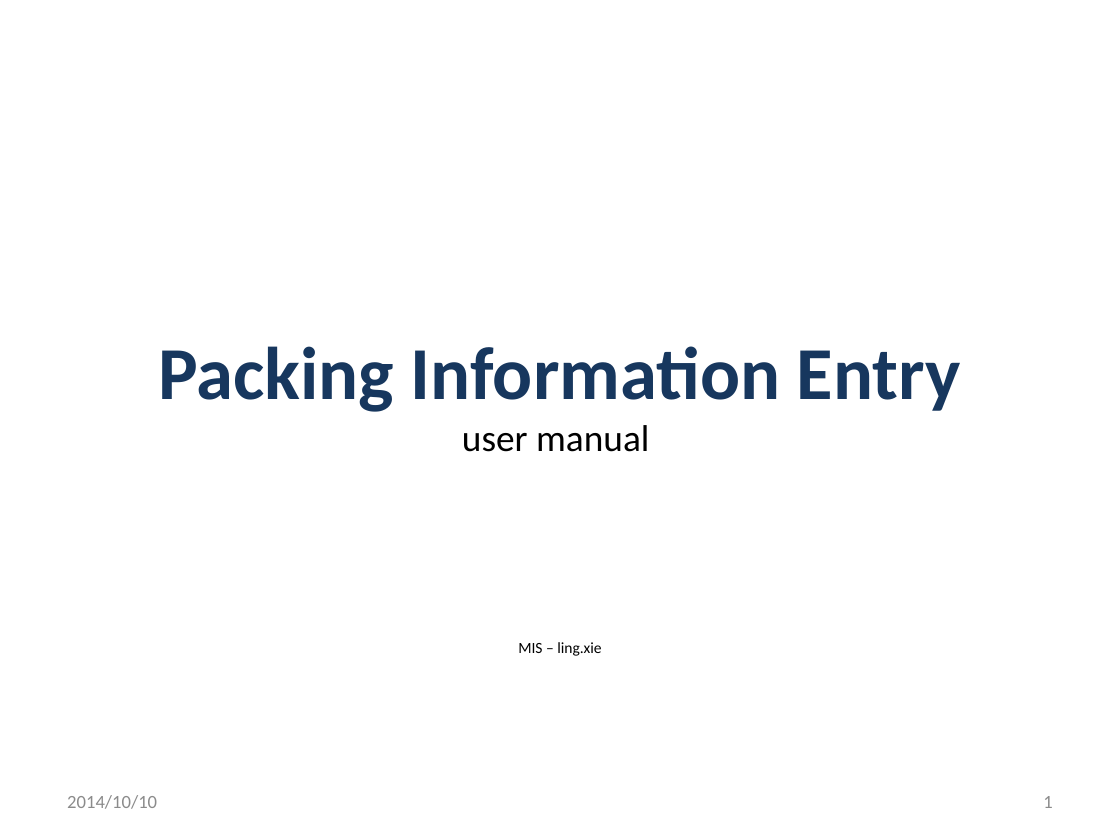
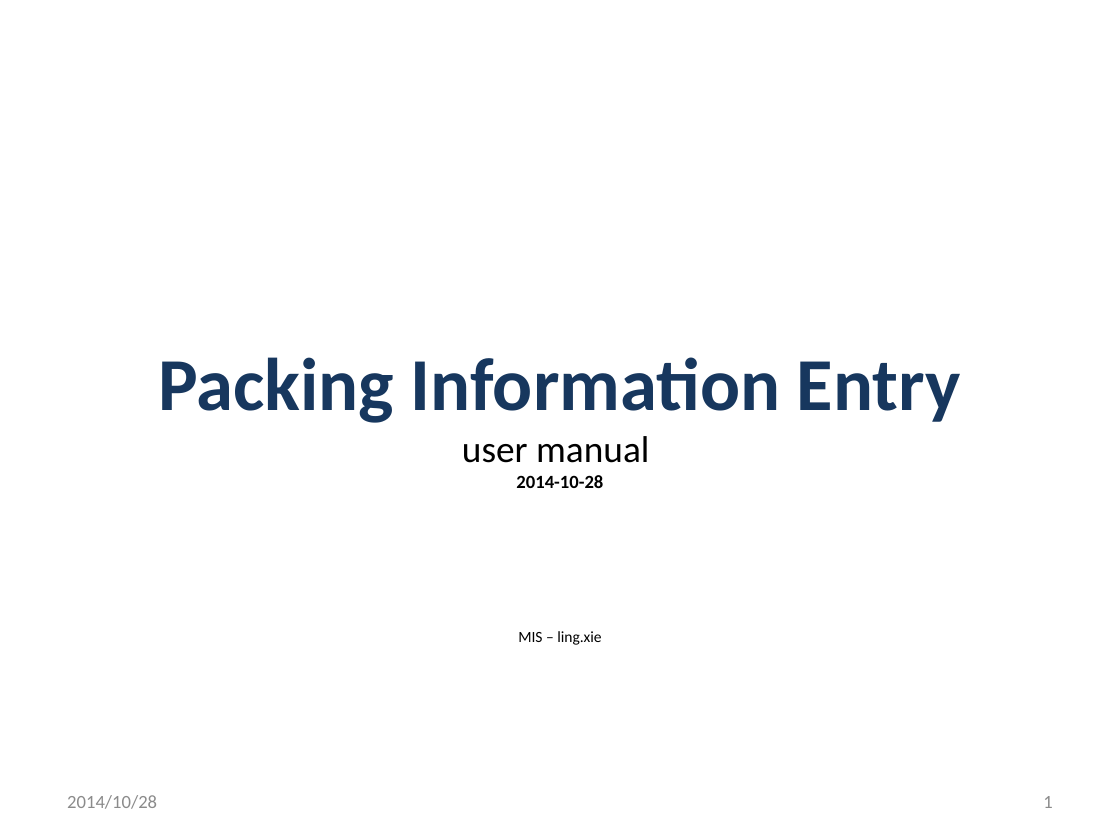
Before and after one commit to xlgwr/pie, a slide deck: slide 1 of FrmPIE/0PackingInformationEntry.pptx. Drawn at 1120x840 pixels with LibreOffice and Linux fonts; fonts in the diff are those of the drawing; background and template pictures are left out. Boxes give left, top, right and bottom in pixels: in the first picture for what was removed or moved away, otherwise in the second. Text is boxed around its words. In the diff, an @@ line names an element or a change of style, - is before the commit and + after.

Commit message:
update help 0PackingInformationEntry

```diff
--- a/FrmPIE/0PackingInformationEntry.pptx
+++ b/FrmPIE/0PackingInformationEntry.pptx
@@ title at (x1=158, y1=357, x2=961, y2=645): text changed; text colour #17375E to #000000 @@
-Packing Information Entry
-user manual
-MIS – ling.xie
+Packing Information Entry
+user manual
+2014-10-28
+MIS – ling.xie
@@ text at (x1=67, y1=795, x2=157, y2=809): text changed @@
-2014/10/10
+2014/10/28
```
Also in this commit, not shown: 18 other slides changed, 4 slides added, 2 other files.
